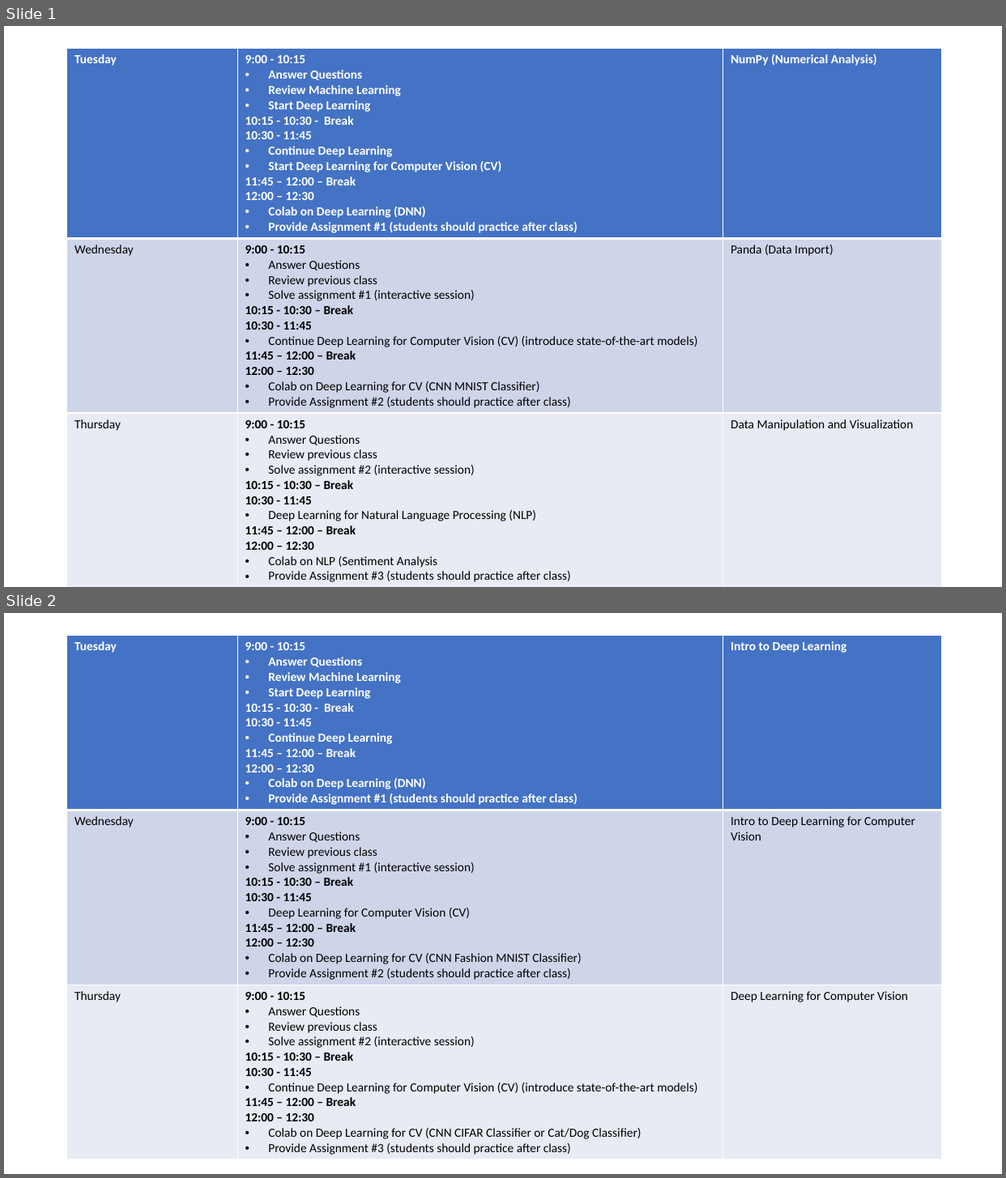
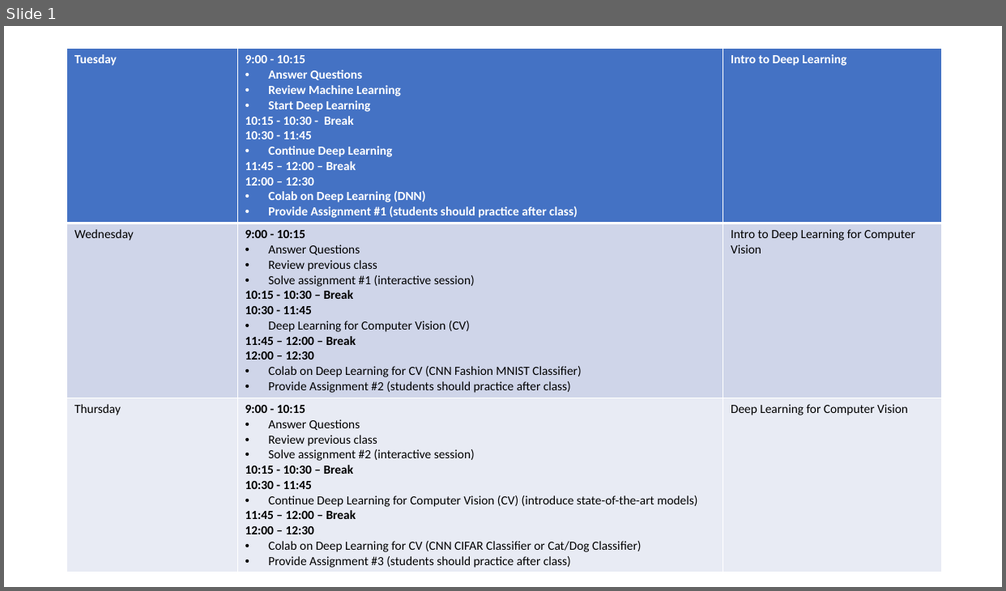
Before and after one commit to dia1128/AIandDataScienceWorkshopwithPython, a slide deck: Week10/Week 10 Schedule.pptx. Shown one above the other, each under a label of ours: slides 1 and 2 before the commit, slide 1 after it. The pictures are 1006x1178 and 1006x591 pixels, drawn with LibreOffice and Linux fonts; fonts in the diff are those of the drawing. Boxes give left, top, right and bottom in pixels: in the first picture for what was removed or moved away, otherwise in the second. Text is boxed around its words. In the diff, an @@ line names an element or a change of style, - is before the commit and + after.

Commit message:
Adding Week10 Schedule

```diff
--- a/Week10/Week 10 Schedule.pptx
+++ b/Week10/Week 10 Schedule.pptx
@@ slide 1 removed at (4,26,1002,587), background #FFFFFF @@
@@ table removed at (67,49,942,586), 3 rows, 3 columns @@
-Tuesday | 9:00 - 10:15 / Answer Questions / Review Machine Learning / Start Deep Learning / 10:15 - 10:30 - Break / 10:30 - 11:45 / Continue Deep Learning / Start Deep Learning for Computer Vision (CV) / 11:45 – 12:00 – Break / 12:00 – 12:30 / Colab on Deep Learning (DNN) / Provide Assignment #1 (students should practice after class) | NumPy (Numerical Analysis)
-Wednesday | 9:00 - 10:15 / Answer Questions / Review previous class / Solve assignment #1 (interactive session) / 10:15 - 10:30 – Break / 10:30 - 11:45 / Continue Deep Learning for Computer Vision (CV) (introduce state-of-the-art models) / 11:45 – 12:00 – Break / 12:00 – 12:30 / Colab on Deep Learning for CV (CNN MNIST Classifier) / Provide Assignment #2 (students should practice after class) | Panda (Data Import)
-Thursday | 9:00 - 10:15 / Answer Questions / Review previous class / Solve assignment #2 (interactive session) / 10:15 - 10:30 – Break / 10:30 - 11:45 / Deep Learning for Natural Language Processing (NLP) / 11:45 – 12:00 – Break / 12:00 – 12:30 / Colab on NLP (Sentiment Analysis / Provide Assignment #3 (students should practice after class) | Data Manipulation and Visualization
@@ what was slide 2 is now slide 1 @@
```
